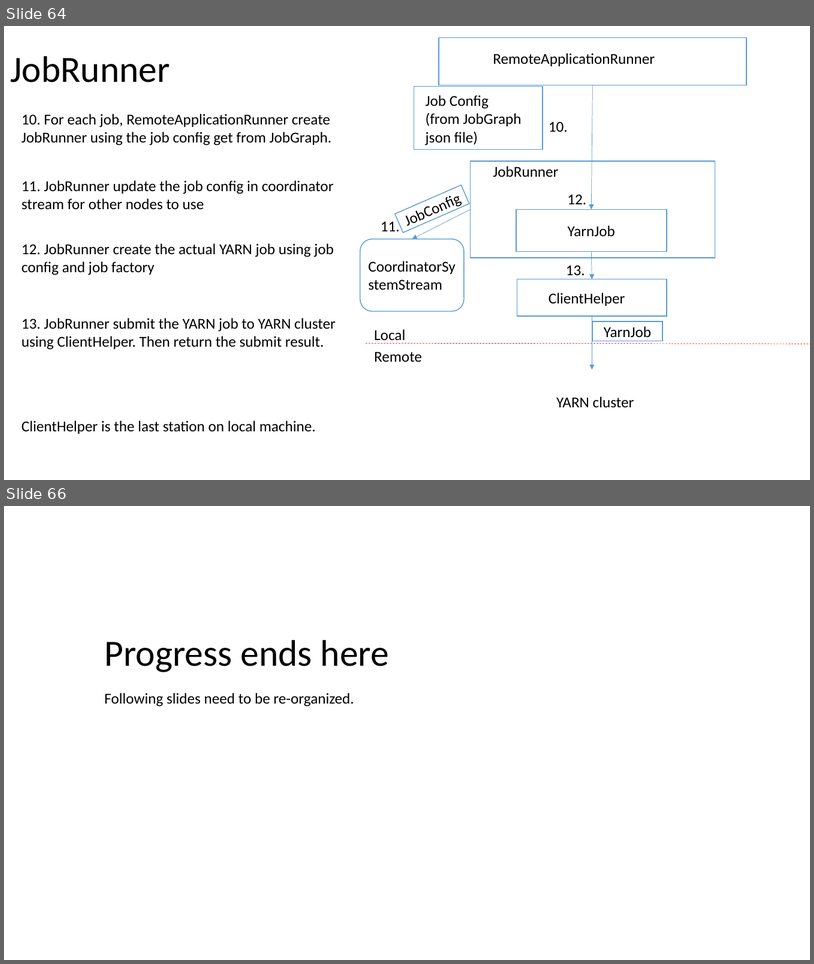
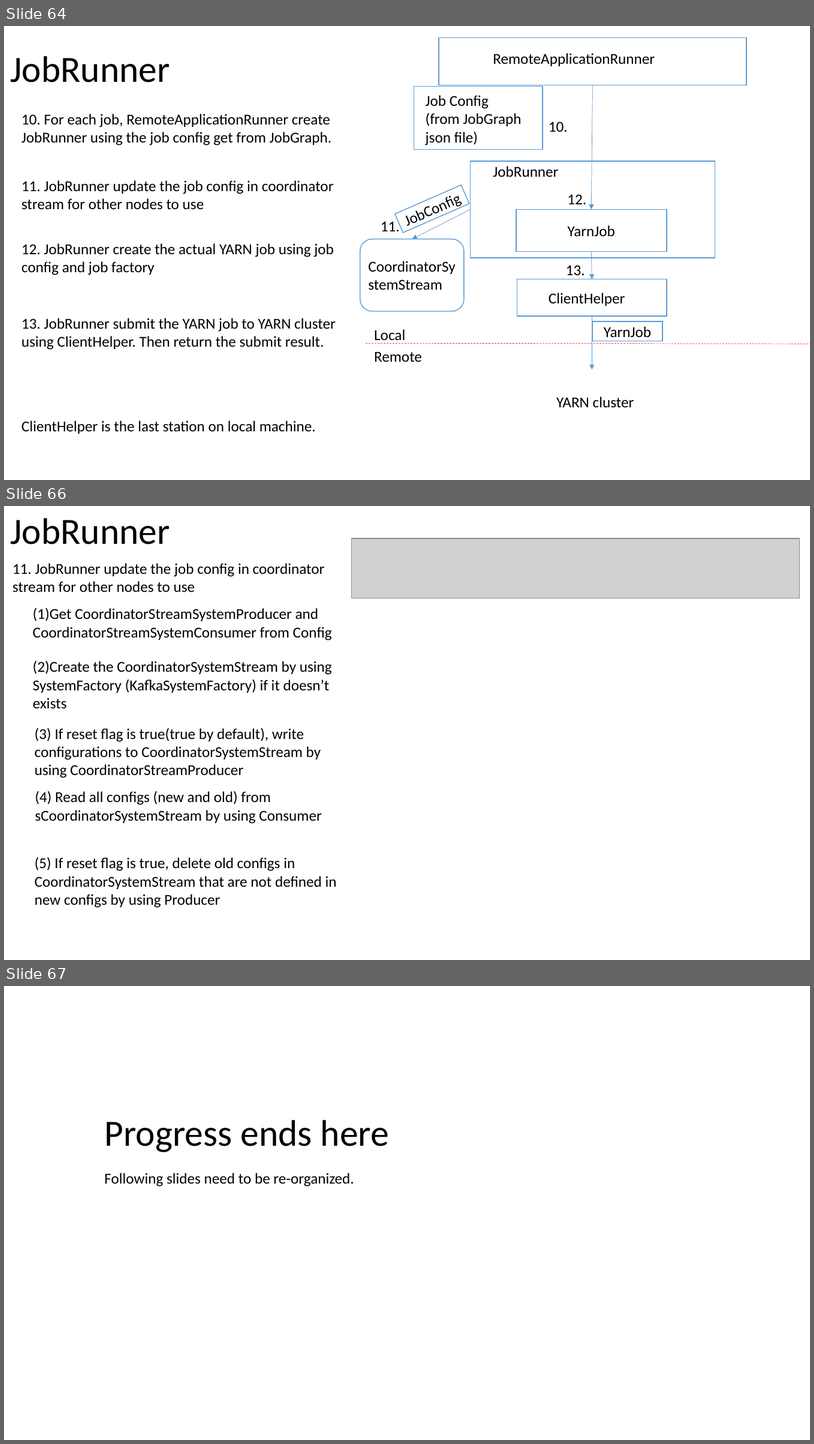
Before and after one commit to Swrrt/Samza-Documents, a slide deck: Documentation/SamzaStructure.pptx. Shown one above the other, each under a label of ours: slides 64 and 66 before the commit, slides 64, 66 and 67 after it; the slides between them are not shown. The pictures are 814x964 and 814x1444 pixels, drawn with LibreOffice and Linux fonts; fonts in the diff are those of the drawing; grey boxes stand for pictures. Boxes give left, top, right and bottom in pixels: in the first picture for what was removed or moved away, otherwise in the second. Text is boxed around its words. In the diff, an @@ line names an element or a change of style, - is before the commit and + after.

Commit message:
Coordinator Stream

```diff
--- a/Documentation/SamzaStructure.pptx
+++ b/Documentation/SamzaStructure.pptx
@@ slide 66 added at <box>4,506,810,960</box>, background #FFFFFF @@
@@ title added at <box>10,518,170,544</box>, 44 pt, text #000000 @@
+JobRunner
@@ picture added at <box>352,538,800,598</box> @@
@@ text added at <box>12,563,325,592</box>, 18 pt, text #000000 @@
+11. JobRunner update the job config in coordinator stream for other nodes to use
@@ text added at <box>33,607,332,640</box>, 18 pt, text #000000 @@
+(1)Get CoordinatorStreamSystemProducer and CoordinatorStreamSystemConsumer from Config
@@ text added at <box>33,660,332,709</box>, 18 pt, text #000000 @@
+(2)Create the CoordinatorSystemStream by using SystemFactory (KafkaSystemFactory) if it doesn’t exists
@@ text added at <box>35,727,321,778</box>, 18 pt, text #000000 @@
+(3) If reset flag is true(true by default), write configurations to CoordinatorSystemStream by using CoordinatorStreamProducer
@@ text added at <box>35,790,321,823</box>, 18 pt, text #000000 @@
+(4) Read all configs (new and old) from sCoordinatorSystemStream by using Consumer
@@ text added at <box>35,856,337,907</box>, 18 pt, text #000000 @@
+(5) If reset flag is true, delete old configs in CoordinatorSystemStream that are not defined in new configs by using Producer
@@ what was slide 66 is now slide 67 @@
```
Also in this commit, not shown: 2 slides changed.
